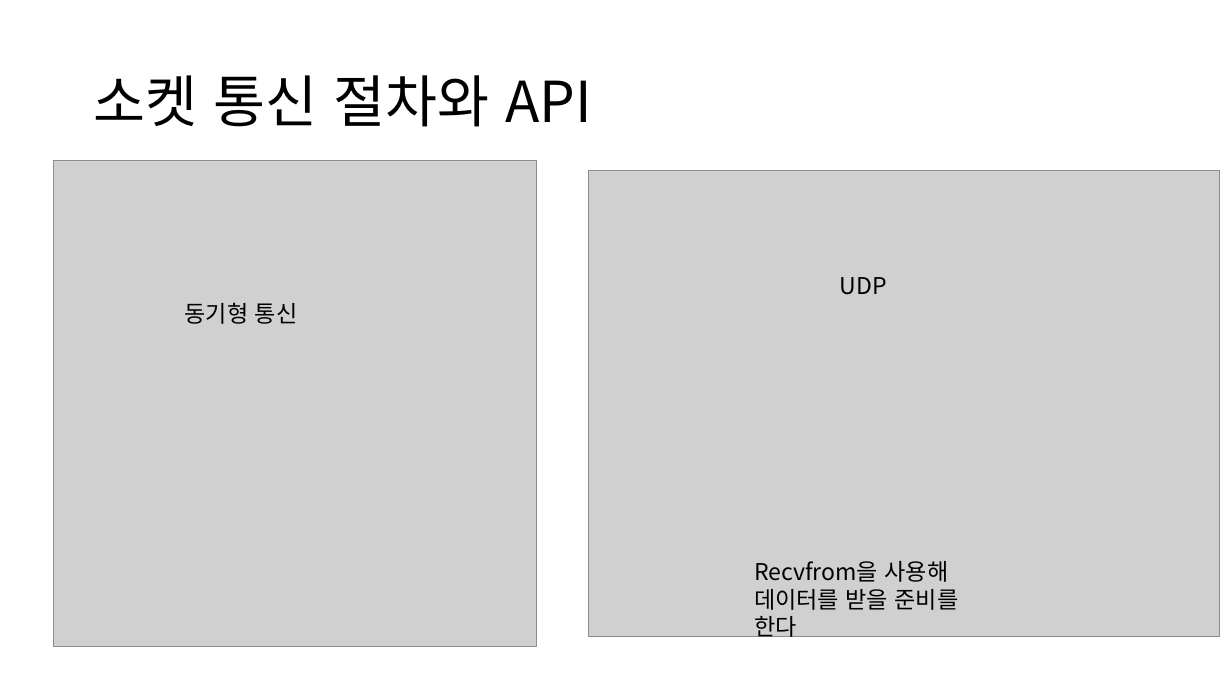
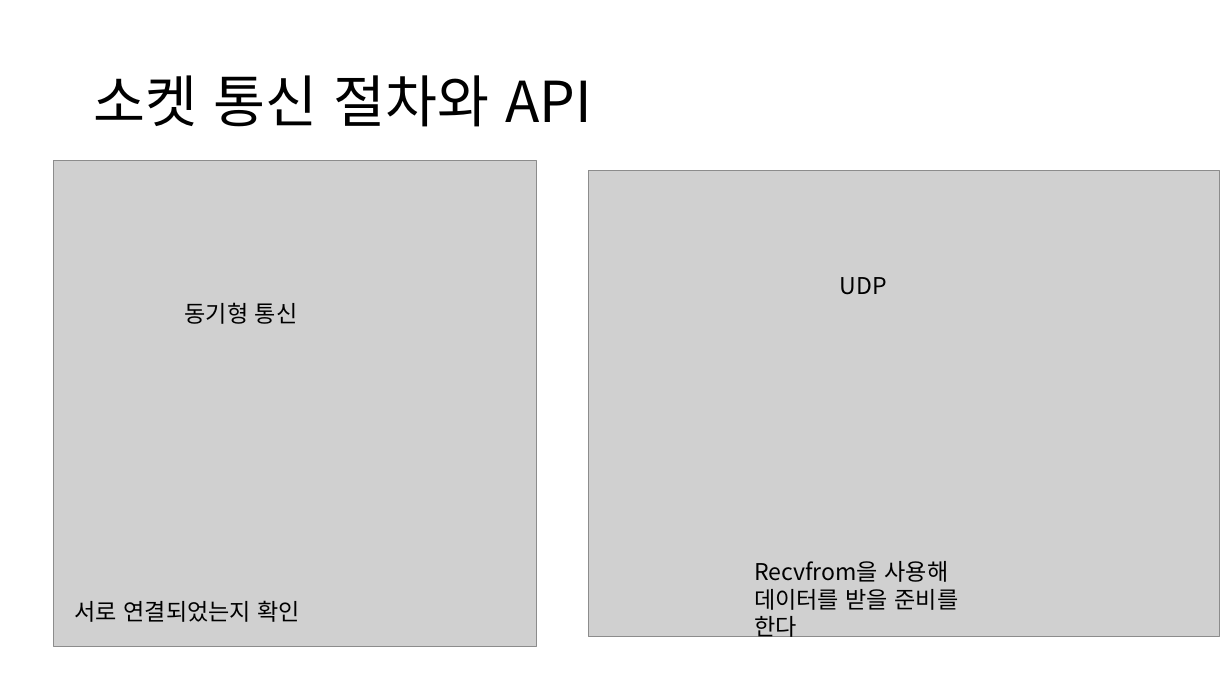
Before and after one commit to JH2516/ServerProgramming-Edu., a slide deck: slide 6 of 5주차 6주차 UDP 프로그래밍.pptx. Drawn at 1232x693 pixels with LibreOffice and Linux fonts; fonts in the diff are those of the drawing; grey boxes stand for pictures. Boxes give left, top, right and bottom in pixels: in the first picture for what was removed or moved away, otherwise in the second. Text is boxed around its words. In the diff, an @@ line names an element or a change of style, - is before the commit and + after.

```diff
--- a/5주차 6주차 UDP 프로그래밍.pptx
+++ b/5주차 6주차 UDP 프로그래밍.pptx
@@ text added at (75,600,301,622), 18 pt, text #000000 @@
+서로 연결되었는지 확인
```
Also in this commit, not shown: 1 other slide changed, 10 other files.
